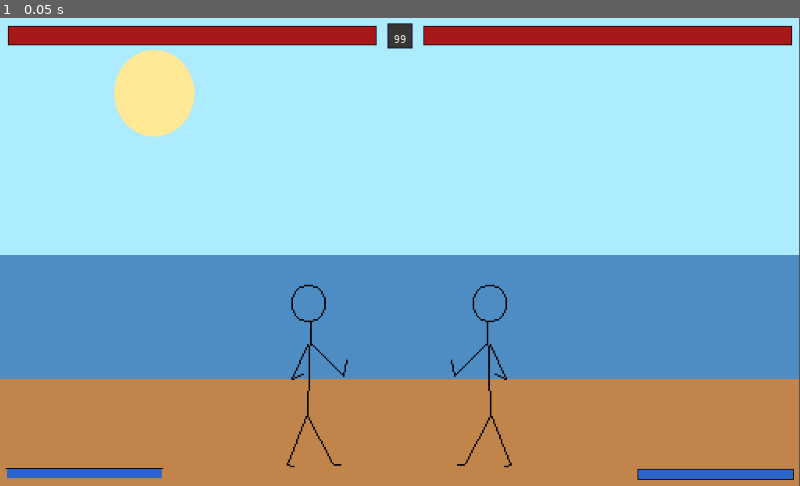
Above: before the commit, frame 1.
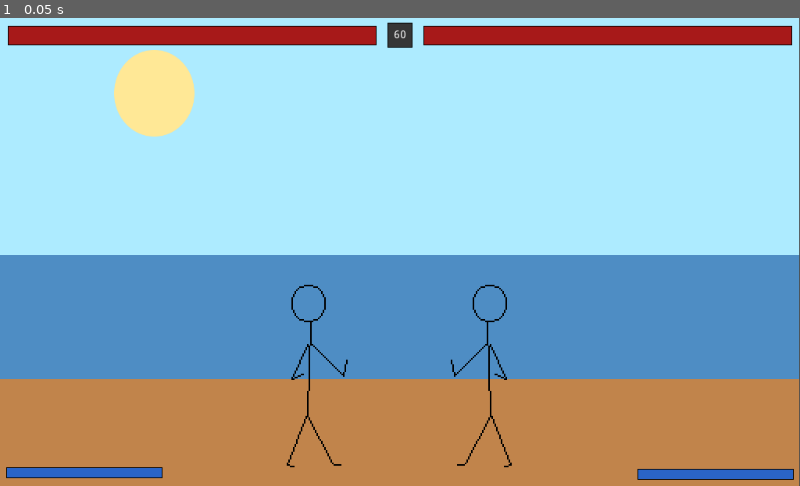
Above: after the commit, the same moment.

Repository: LukeSSJ/MiniFighter
Game: Godot game, scene res://Main.tscn
Same seed, same stepped clock (60 frames per second), same inputs: the game is played once before the commit and once after it.
Inputs:
- Up to frame 1 (0.05 s): no input

The runs differ from the first frame. In frame 1, 0.2% of the frame differs, in the area x 0-52%, y 0-99%.

Commit message:
Better UI

Diff:
--- a/HealthBar.gd
+++ b/HealthBar.gd
@@ -1,4 +1,7 @@
 extends MarginContainer
+
+func _ready():
+	set_wins(0)
 
 func update_hp(amount):
 	$Bars/HealthBar.value = amount
--- a/HealthBar.tscn
+++ b/HealthBar.tscn
@@ -28,6 +28,7 @@
 [node name="HealthBar" type="MarginContainer"]
 margin_right = 60.0
 margin_bottom = 49.0
+rect_min_size = Vector2( 492, 0 )
 custom_constants/margin_right = 10
 custom_constants/margin_top = 10
 custom_constants/margin_left = 10
@@ -40,11 +41,11 @@
 [node name="Bars" type="VBoxContainer" parent="."]
 margin_left = 10.0
 margin_top = 10.0
-margin_right = 50.0
-margin_bottom = 39.0
+margin_right = 482.0
+margin_bottom = 55.0
 
 [node name="HealthBar" type="ProgressBar" parent="Bars"]
-margin_right = 40.0
+margin_right = 472.0
 margin_bottom = 25.0
 rect_min_size = Vector2( 40, 25 )
 custom_styles/fg = SubResource( 1 )
@@ -54,17 +55,16 @@
 
 [node name="Wins" type="HBoxContainer" parent="Bars"]
 margin_top = 29.0
-margin_right = 40.0
-margin_bottom = 29.0
+margin_right = 472.0
+margin_bottom = 45.0
 
 [node name="Win" type="TextureRect" parent="Bars/Wins"]
-visible = false
 margin_right = 16.0
 margin_bottom = 16.0
 texture = ExtResource( 2 )
 
 [node name="Win2" type="TextureRect" parent="Bars/Wins"]
-visible = false
-margin_right = 16.0
+margin_left = 20.0
+margin_right = 36.0
 margin_bottom = 16.0
 texture = ExtResource( 2 )
--- a/Main.gd
+++ b/Main.gd
@@ -4,6 +4,7 @@
 var p = [null, null]
 var wins
 var round_count
+var time_left
 
 onready var Player = preload("res://Player.tscn")
 onready var Controller = preload("res://Controller.tscn")
@@ -35,10 +36,17 @@
 	p[0].other_player = p[1]
 	p[1].other_player = p[0]
 	$TimerRoundStart.start()
+	time_left = 60
+	$UI.update_timer(time_left)
 
 func fight():
 	p[0].active = true
 	p[1].active = true
+	$TimerRound.start()
+
+func timer_count_down():
+	time_left -= 1
+	$UI.update_timer(time_left)
 
 func round_over():
 	p[0].active = false
--- a/Main.tscn
+++ b/Main.tscn
@@ -14,6 +14,8 @@
 
 [node name="Floor" type="Node2D" parent="."]
 
+[node name="TimerRound" type="Timer" parent="."]
+
 [node name="TimerRoundStart" type="Timer" parent="."]
 wait_time = 0.1
 one_shot = true
@@ -22,5 +24,6 @@
 one_shot = true
 
 [node name="UI" parent="." instance=ExtResource( 2 )]
+[connection signal="timeout" from="TimerRound" to="." method="timer_count_down"]
 [connection signal="timeout" from="TimerRoundStart" to="." method="fight"]
 [connection signal="timeout" from="TimerNextRound" to="." method="next_round"]
--- a/Player.tscn
+++ b/Player.tscn
@@ -265,13 +265,13 @@
 "values": [  ]
 }
 
-[sub_resource type="Animation" id=23]
-length = 99999.0
-loop = true
-
 [sub_resource type="Animation" id=24]
 length = 99999.0
 loop = true
+
+[sub_resource type="Animation" id=25]
+length = 99999.0
+loop = true
 step = 0.02
 tracks/0/type = "value"
 tracks/0/path = NodePath("Pivot/Crouch/Sprite:frame")
@@ -286,16 +286,15 @@
 "values": [ 1 ]
 }
 
-[sub_resource type="Animation" id=25]
+[sub_resource type="Animation" id=26]
 loop = true
 
-[sub_resource type="Animation" id=26]
-resource_name = "CrouchHitstun"
+[sub_resource type="Animation" id=27]
 length = 99999.0
 loop = true
 step = 0.0166667
 
-[sub_resource type="Animation" id=27]
+[sub_resource type="Animation" id=28]
 length = 0.7
 step = 0.0166667
 tracks/0/type = "value"
@@ -368,12 +367,12 @@
 "values": [ true, false, true ]
 }
 
-[sub_resource type="Animation" id=29]
+[sub_resource type="Animation" id=30]
 length = 99999.0
 loop = true
 step = 0.0166667
 
-[sub_resource type="Animation" id=30]
+[sub_resource type="Animation" id=31]
 length = 0.216667
 step = 0.0166667
 tracks/0/type = "value"
@@ -1217,31 +1216,31 @@
 one_shot = true
 
 [node name="Actions" type="AnimationPlayer" parent="."]
-anims/2A = SubResource( 16 )
-anims/2B = SubResource( 17 )
-anims/2C = SubResource( 18 )
-anims/5A = SubResource( 19 )
-anims/5B = SubResource( 20 )
-anims/5C = SubResource( 21 )
-anims/Air = SubResource( 22 )
-anims/Block = SubResource( 23 )
-anims/Crouch = SubResource( 24 )
-anims/CrouchBlock = SubResource( 25 )
-anims/CrouchHitstun = SubResource( 26 )
-anims/Fireball = SubResource( 27 )
-anims/Grab = SubResource( 28 )
-anims/Hitstun = SubResource( 29 )
-anims/JA = SubResource( 30 )
-anims/JB = SubResource( 31 )
-anims/JC = SubResource( 32 )
-anims/Jump = SubResource( 33 )
-anims/Knockdown = SubResource( 34 )
-anims/Overhead = SubResource( 41 )
-anims/Recover = SubResource( 35 )
-anims/SpinKick = SubResource( 36 )
-anims/Stand = SubResource( 37 )
-anims/Throw = SubResource( 38 )
-anims/Uppercut = SubResource( 39 )
+anims/2A = SubResource( 17 )
+anims/2B = SubResource( 18 )
+anims/2C = SubResource( 19 )
+anims/5A = SubResource( 20 )
+anims/5B = SubResource( 21 )
+anims/5C = SubResource( 22 )
+anims/Air = SubResource( 23 )
+anims/Block = SubResource( 24 )
+anims/Crouch = SubResource( 25 )
+anims/CrouchBlock = SubResource( 26 )
+anims/CrouchHitstun = SubResource( 27 )
+anims/Fireball = SubResource( 28 )
+anims/Grab = SubResource( 29 )
+anims/Hitstun = SubResource( 30 )
+anims/JA = SubResource( 31 )
+anims/JB = SubResource( 32 )
+anims/JC = SubResource( 33 )
+anims/Jump = SubResource( 34 )
+anims/Knockdown = SubResource( 35 )
+anims/Overhead = SubResource( 36 )
+anims/Recover = SubResource( 37 )
+anims/SpinKick = SubResource( 38 )
+anims/Stand = SubResource( 39 )
+anims/Throw = SubResource( 40 )
+anims/Uppercut = SubResource( 41 )
 [connection signal="timeout" from="Pivot/Fireball/TimerPulse" to="Pivot/Fireball" method="_on_TimerPulse_timeout"]
 [connection signal="timeout" from="TimerStun" to="." method="stun_end"]
 [connection signal="timeout" from="TimerHitstop" to="." method="hitstop_end"]
--- a/UI.gd
+++ b/UI.gd
@@ -1,25 +1,20 @@
 extends CanvasLayer
 
 onready var combo_count
+onready var HealthBars = [$HealthBar, $HealthBar2]
 onready var SpecialBars = [$SpecialBar, $SpecialBar2]
 
-#func _ready():
-#	$Top/Bars/HealthBar.rect_scale.x = -1
+func update_timer(time):
+	$Clock/Label.text = str(time)
 
 func set_combo_count(player):
 	$ComboCounts.get_child(player.index).set_combo_count(player.combo_count, player.combo_damage)
 
 func update_hp(index, hp):
-	if index == 0:
-		$Top/Bars/HealthBar.update_hp(hp)
-	else:
-		$Top/Bars/HealthBar2.update_hp(hp)
+	HealthBars[index].update_hp(hp)
+
+func set_wins(index, wins):
+	HealthBars[index].set_wins(wins)
 
 func update_special(index, special):
 	SpecialBars[index].value = special
-
-func set_wins(index, wins):
-	if index == 0:
-		$Top/Bars/HealthBar.set_wins(wins)
-	else:
-		$Top/Bars/HealthBar2.set_wins(wins)
--- a/UI.tscn
+++ b/UI.tscn
@@ -14,9 +14,7 @@
 border_color = Color( 1, 1, 1, 0 )
 anti_aliasing = false
 
-[sub_resource type="StyleBoxLine" id=3]
-
-[sub_resource type="StyleBoxFlat" id=2]
+[sub_resource type="StyleBoxFlat" id=3]
 bg_color = Color( 0.156863, 0.156863, 0.156863, 1 )
 border_width_left = 1
 border_width_top = 1
@@ -32,7 +30,42 @@
 [node name="UI" type="CanvasLayer"]
 script = ExtResource( 3 )
 
+[node name="HealthBar" parent="." instance=ExtResource( 6 )]
+
+[node name="HealthBar2" parent="." instance=ExtResource( 6 )]
+anchor_left = 1.0
+anchor_right = 1.0
+margin_left = -492.0
+margin_right = 0.0
+margin_bottom = 65.0
+rect_scale = Vector2( -1, 1 )
+rect_pivot_offset = Vector2( 246, 0 )
+
+[node name="Clock" type="MarginContainer" parent="."]
+anchor_left = 0.5
+anchor_right = 0.5
+margin_left = -16.0
+margin_top = 6.0
+margin_right = 16.0
+margin_bottom = 38.0
+__meta__ = {
+"_edit_use_anchors_": false
+}
+
+[node name="TextureRect" type="TextureRect" parent="Clock"]
+margin_right = 32.0
+margin_bottom = 32.0
+texture = ExtResource( 4 )
+
+[node name="Label" type="Label" parent="Clock"]
+margin_top = 9.0
+margin_right = 32.0
+margin_bottom = 23.0
+text = "99"
+align = 1
+
 [node name="Top" type="MarginContainer" parent="."]
+visible = false
 anchor_right = 1.0
 __meta__ = {
 "_edit_use_anchors_": false
@@ -40,7 +73,7 @@
 
 [node name="Bars" type="HBoxContainer" parent="Top"]
 margin_right = 1024.0
-margin_bottom = 49.0
+margin_bottom = 65.0
 
 [node name="HealthBar" parent="Top/Bars" instance=ExtResource( 6 )]
 margin_right = 492.0
@@ -96,9 +129,9 @@
 anchor_top = 1.0
 anchor_bottom = 1.0
 margin_left = 8.0
-margin_top = -23.0
+margin_top = -24.0
 margin_right = 208.0
-margin_bottom = -9.0
+margin_bottom = -10.0
 rect_min_size = Vector2( 200, 0 )
 custom_styles/fg = SubResource( 1 )
 custom_styles/bg = SubResource( 3 )
Not shown: 23 places in Player.tscn that only renumber resources
Not shown: 2 places in UI.tscn that only renumber resources
Not shown, changed: todo.txt
